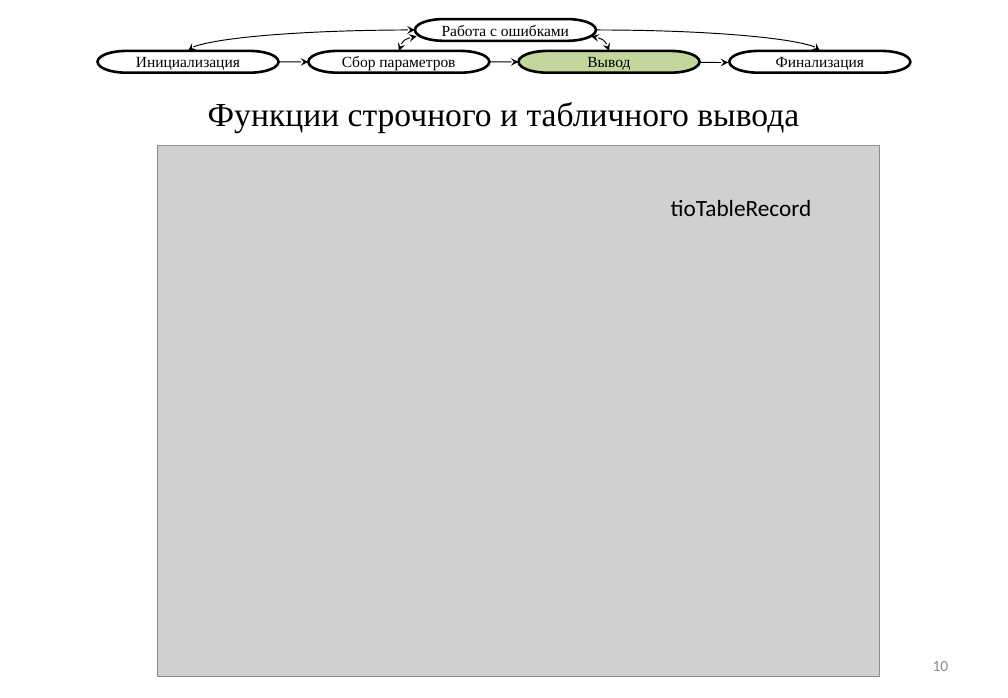
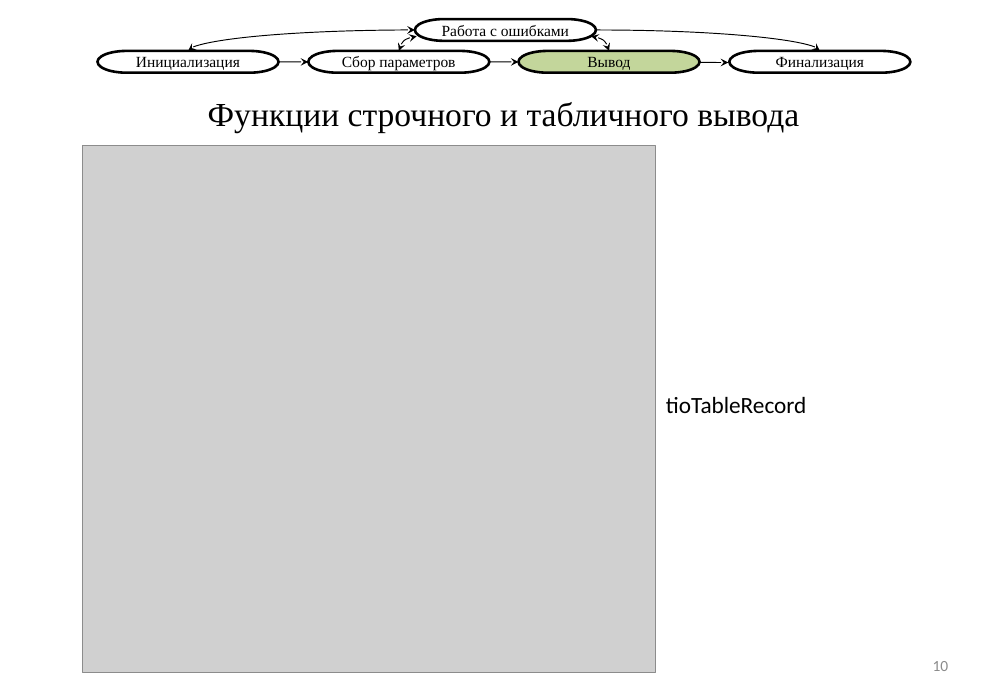
Before and after one commit to nwcfang/diplom_report, a slide deck: slide 10 of presentation/presentation.pptx. Drawn at 1008x698 pixels with LibreOffice and Linux fonts; fonts in the diff are those of the drawing; grey boxes stand for pictures. Boxes give left, top, right and bottom in pixels: in the first picture for what was removed or moved away, otherwise in the second. Text is boxed around its words. In the diff, an @@ line names an element or a change of style, - is before the commit and + after.

```diff
--- a/presentation/presentation.pptx
+++ b/presentation/presentation.pptx
@@ picture: place and size @@
-picture at [157,145,880,676]
+picture at [83,145,656,672]
@@ text "tioTableRecord": place and size @@
-text "tioTableRecord" at [671,200,812,216]
+text "tioTableRecord" at [666,397,807,413]
```
Also in this commit, not shown: 2 other slides changed, 10 other files.
